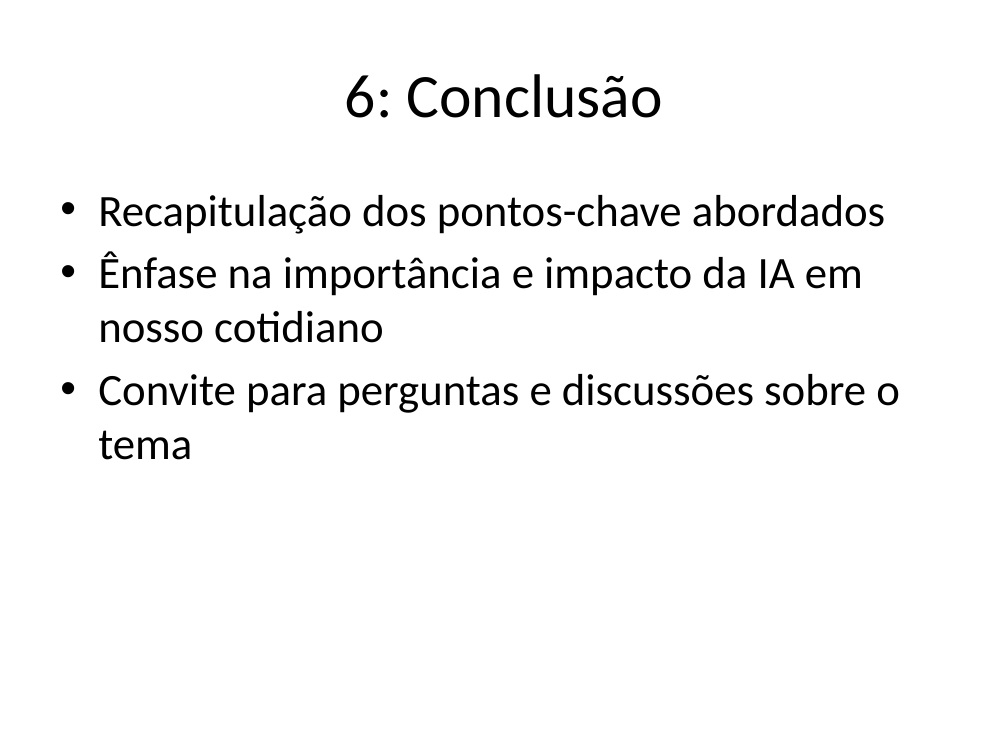
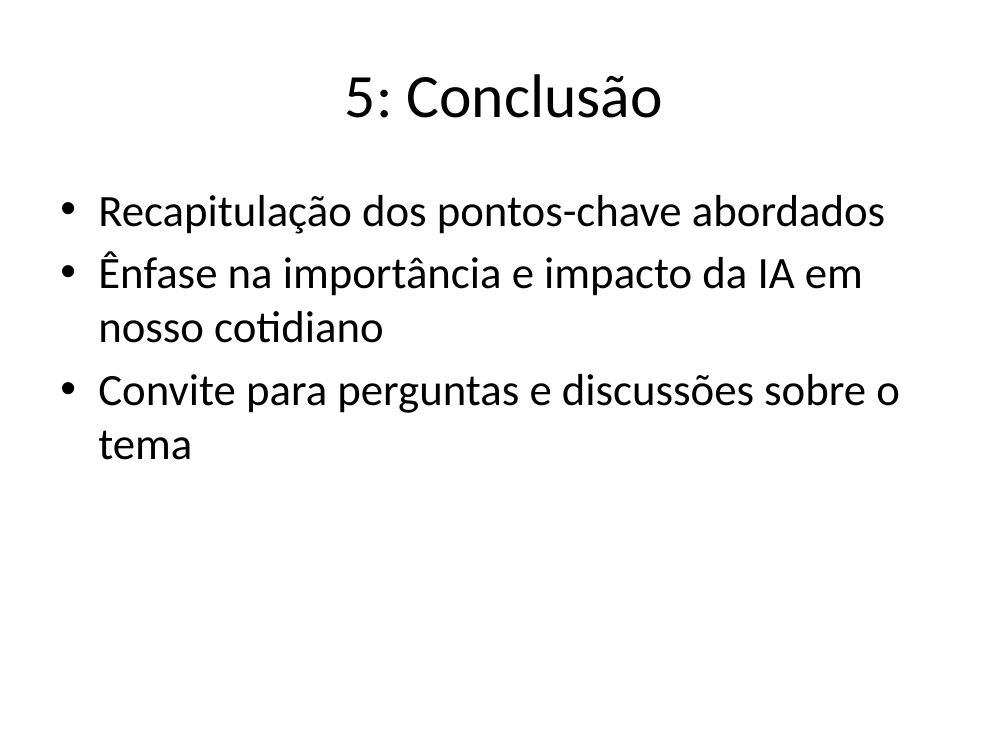
Before and after one commit to lcdlemos/EstagioNutes, a slide deck: slide 6 of Slides/auto_apresentacao.pptx. Drawn at 1008x756 pixels with LibreOffice and Linux fonts; fonts in the diff are those of the drawing. Boxes give left, top, right and bottom in pixels: in the first picture for what was removed or moved away, otherwise in the second. Text is boxed around its words. In the diff, an @@ line names an element or a change of style, - is before the commit and + after.

```diff
--- a/Slides/auto_apresentacao.pptx
+++ b/Slides/auto_apresentacao.pptx
@@ title at [345,74,662,118]: text changed @@
-6: Conclusão
+5: Conclusão
```
Also in this commit, not shown: 5 other slides changed, 10 other files.
